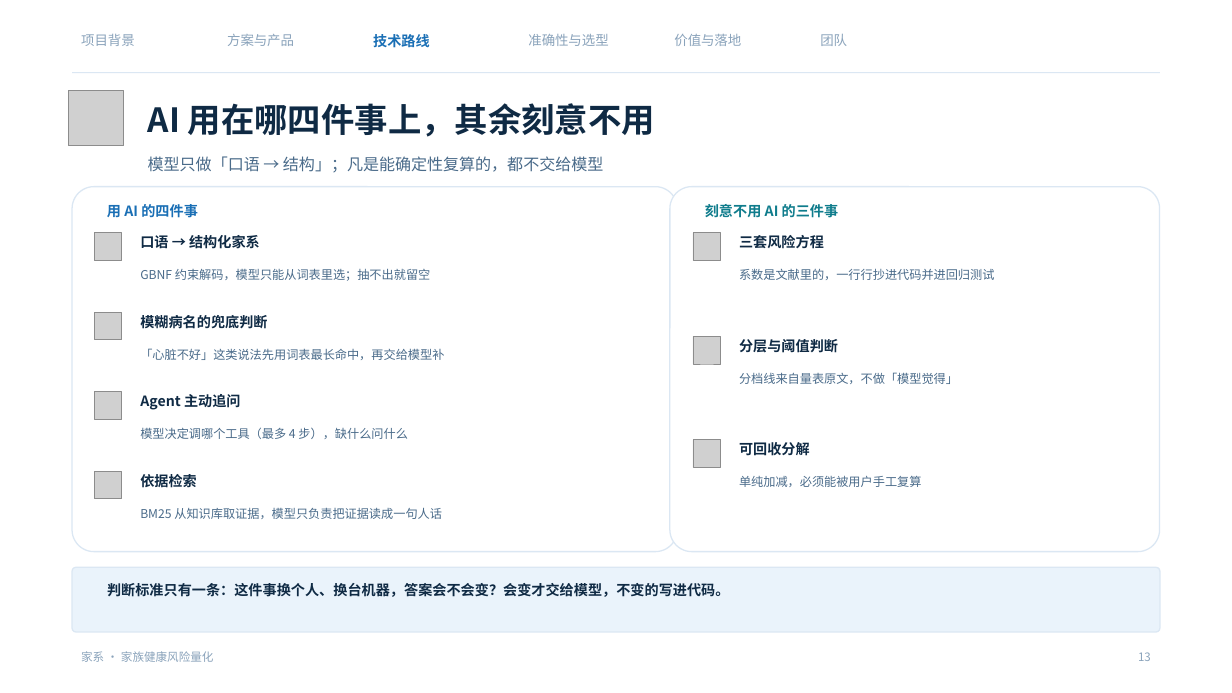
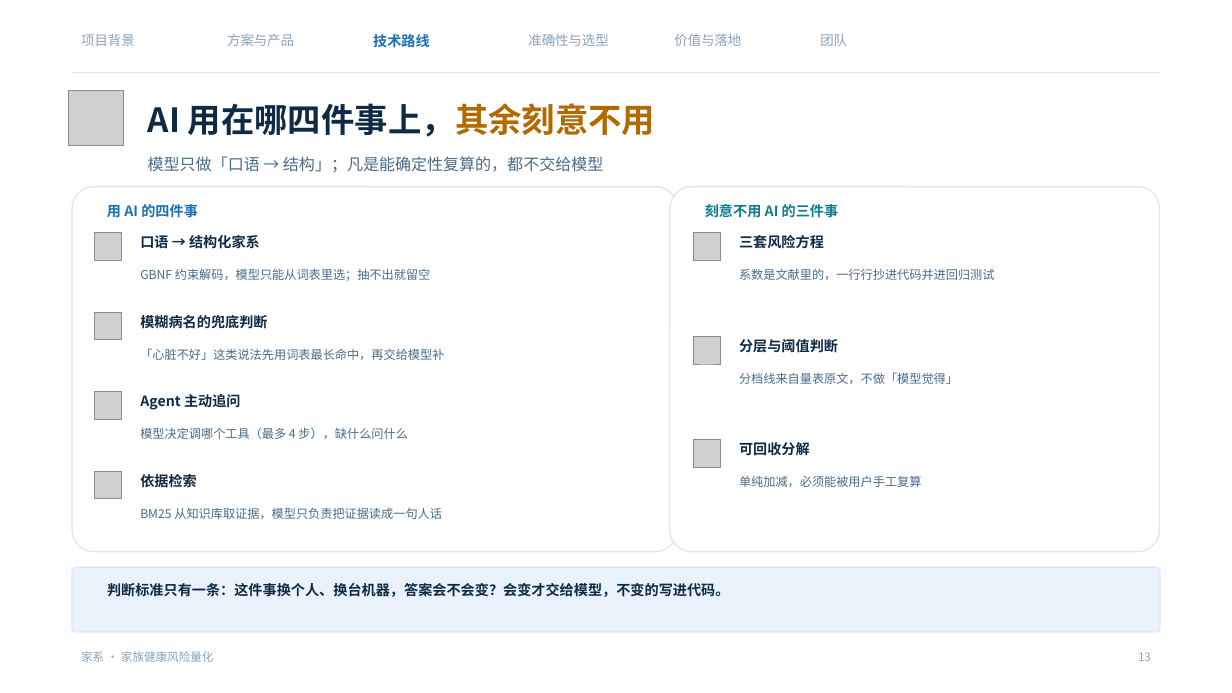
Before and after one commit to NimuStudio/jiaxi, a slide deck: slide 13 of deliverables/家系-答辩-v2.pptx. Drawn at 1232x693 pixels with LibreOffice and Linux fonts; fonts in the diff are those of the drawing; grey boxes stand for pictures; background and template pictures are left out. Boxes give left, top, right and bottom in pixels: in the first picture for what was removed or moved away, otherwise in the second. Text is boxed around its words. In the diff, an @@ line names an element or a change of style, - is before the commit and + after.

```diff
--- a/deliverables/家系-答辩-v2.pptx
+++ b/deliverables/家系-答辩-v2.pptx
@@ text "AI 用在哪四件事上，其余刻意不用" at [148,103,656,137]: text colour #0F2A44 to #B26A00 in "用在哪四件事上，其余刻意不用" @@
```
Also in this commit, not shown: 15 other slides changed, 1 other file.
